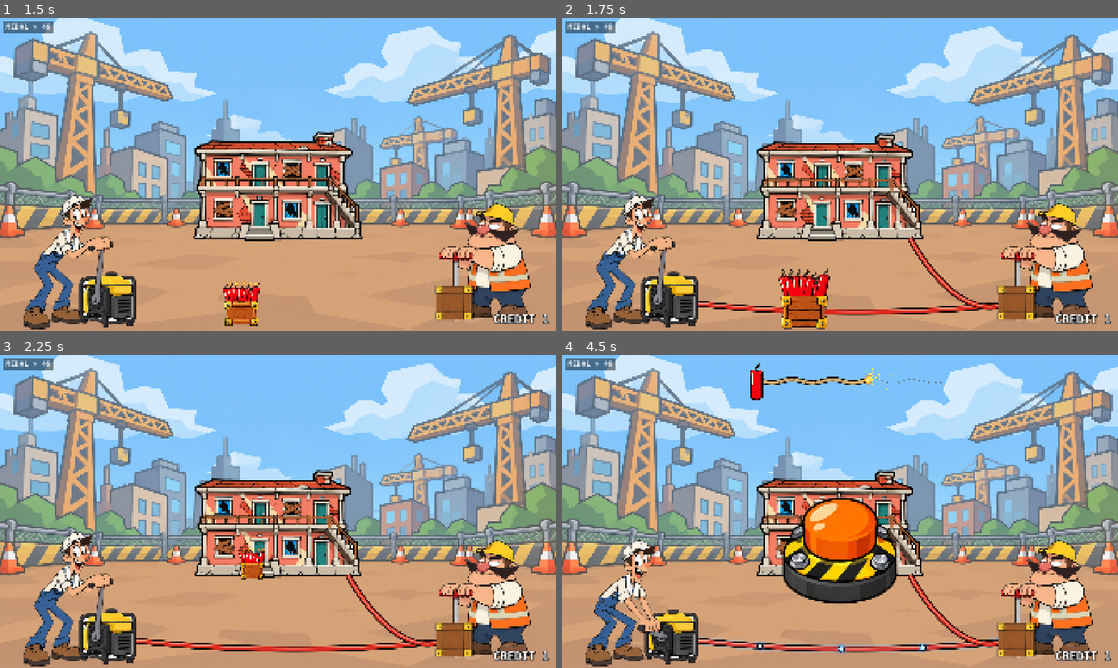
Above: before the commit, frames 1-4 (two rows, left to right).
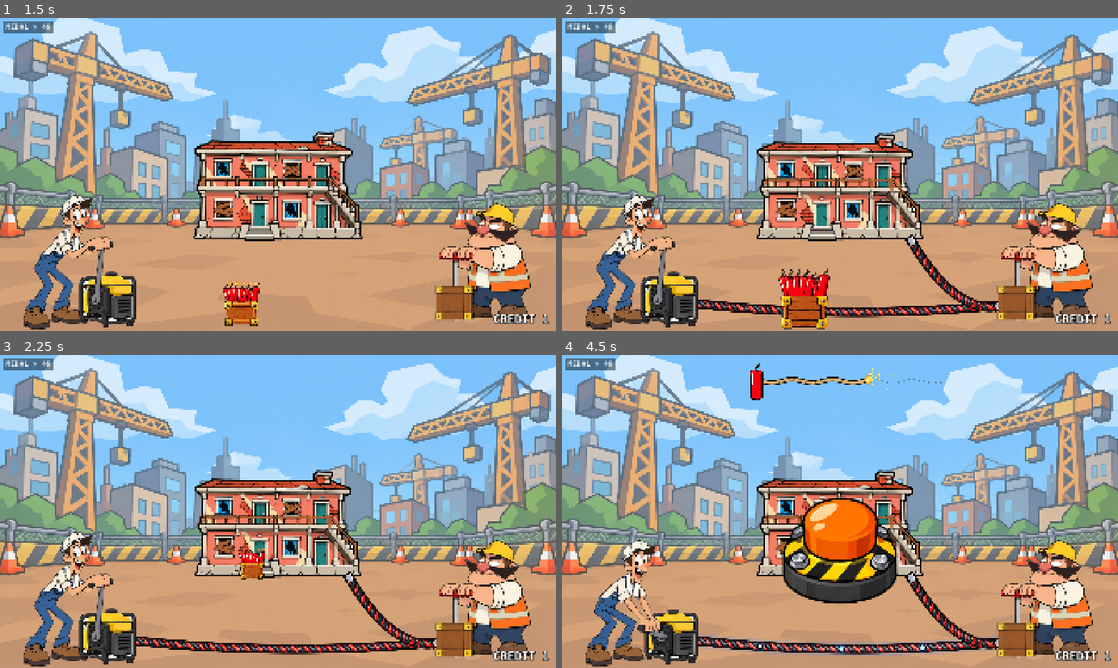
Above: after the commit, the same moments.

Repository: THEToilet/jari-medal-godot
Game: Godot game, scene res://scenes/main.tscn
Same seed, same stepped clock (60 frames per second), same inputs: the game is played once before the commit and once after it.
Inputs (mouse positions are in pixels of both pictures, inside the frame that each line leads up to):
- Up to frame 1 (1.5 s): tap Enter at 0.5 s; move the mouse to (400, 158) at 0.52 s; hold C (coin) 0.53-1.28 s; click (400, 158) at 0.67 s; move the mouse to (166, 190) at 1.27 s; tap Space (tap) at 1.35 s; click (166, 190) at 1.42 s
- Up to frame 2 (1.75 s): no input
- Up to frame 3 (2.25 s): move the mouse to (333, 442) at 2.02 s; tap Enter at 2.1 s; click (333, 442) at 2.17 s
- Up to frame 4 (4.5 s): move the mouse to (812, 574) at 2.77 s; tap C (coin) at 2.85 s; click (812, 574) at 2.92 s; move the mouse to (1006, 558) at 3.52 s; hold Space (tap) 3.53-4.28 s; click (1006, 558) at 3.67 s; move the mouse to (673, 464) at 4.27 s; tap Enter at 4.35 s; click (673, 464) at 4.42 s

Frame 1 is identical in both runs. In frame 2, 1.8% of the frame differs, in the area x 24-79%, y 69-96%; in frame 3, 2.0%; in frame 4, 2.7%, in the area x 24-79%, y 69-97%.

Commit message:
発破線を赤黒ねじり線＋金具に、爆発で建物側の線がちぎれて消えるように
Co-Authored-By: Claude Opus 5.5 <noreply@anthropic.com>
Claude-Session: https://claude.ai/code/session_01EELGvtKJpMHAwYAc1xVS7Q

Diff:
--- a/scripts/cable.gd
+++ b/scripts/cable.gd
@@ -1,19 +1,24 @@
 class_name Cable
 extends Node2D
-## 発電機からビルへの電線。ほかの素材に合わせて太い黒フチ＋ベタ塗り。
-## 電気は雷切みたいな青白い光。パワーが溜まるほど電線が青白く光り、
+## 発破線。赤と黒の2本をねじった太い線に、両端の金具。ほかの素材に合わせて太い黒フチ。
+## 電気は雷切みたいな青白い光。パワーが溜まるほど線が青白く光り、
 ## 電気の粒が速く・大きく・多く流れ、稲妻がバチバチ枝分かれしてまとわりつく。
+## cut を 0→1 にすると、ビル側の端からちぎれて縮んでいく（爆発で吹き飛ぶ）。
 
-const WIRE := Color(0.86, 0.16, 0.12)        # 赤い被覆
-const WIRE_HI := Color(1.0, 0.55, 0.45)      # ハイライト
-const OUTLINE := Color(0.08, 0.05, 0.05)
-const GLOW := Color(0.45, 0.8, 1.0)         # 青白い光
+const WIRE := Color(0.88, 0.15, 0.12)        # 赤い線
+const WIRE_B := Color(0.16, 0.16, 0.2)       # 黒い線
+const WIRE_HI := Color(1.0, 0.6, 0.5)        # ハイライト
+const OUTLINE := Color(0.06, 0.04, 0.05)
+const GLOW := Color(0.45, 0.8, 1.0)          # 青白い光
 const CORE := Color(0.92, 0.98, 1.0)         # 稲妻の芯（ほぼ白）
 const AURA := Color(0.25, 0.55, 1.0)         # 稲妻の外側の青
+const TWIST := 2.0 * PI * 10.0 / 46.0        # ねじれの細かさ（46pxで1周）
+const TW_AMP := 6.0                          # ねじれの幅
 
 var points: PackedVector2Array = PackedVector2Array()
 var power: float = 0.0
 var flow: float = 0.0
+var cut: float = 0.0
 var _phase: float = 0.0
 var _t: float = 0.0
 
@@ -25,6 +30,7 @@
 	curve.add_point(b, (mid - b) * 0.6, Vector2.ZERO)
 	curve.bake_interval = 10.0
 	points = curve.get_baked_points()
+	cut = 0.0
 	queue_redraw()
 
 
@@ -34,33 +40,101 @@
 	queue_redraw()
 
 
-func _at(t: float) -> Vector2:
-	return points[clampi(int(t * (points.size() - 1)), 0, points.size() - 1)]
-
-
 func _draw() -> void:
-	if points.size() < 2:
+	var pts: PackedVector2Array = _visible_points()
+	if pts.size() < 2:
 		return
 	# 光の外周（パワーに応じて太く明るく）
 	if power > 0.05:
-		var g := GLOW
-		g.a = 0.25 + 0.35 * power
-		draw_polyline(points, g, 26.0 + 22.0 * power, true)
-	# 黒フチ → 被覆 → ハイライト
-	draw_polyline(points, OUTLINE, 20.0, true)
-	draw_polyline(points, WIRE.lerp(GLOW, power * 0.75), 12.0, true)
-	var hi := PackedVector2Array()
-	for p in points:
-		hi.append(p + Vector2(-2, -3))
-	draw_polyline(hi, WIRE_HI.lerp(Color.WHITE, power), 3.0, true)
+		draw_polyline(pts, Color(AURA, 0.15 + 0.25 * power), 44.0 + 30.0 * power, true)
+		draw_polyline(pts, Color(GLOW, 0.25 + 0.35 * power), 28.0 + 14.0 * power, true)
+	_draw_twisted(pts)
+	var last: int = pts.size() - 1
+	_draw_clamp(pts[0], pts[1] - pts[0])
+	if cut <= 0.0:
+		_draw_clamp(pts[last], pts[last - 1] - pts[last])
+	else:
+		_draw_frayed(pts[last], pts[last] - pts[last - 1])
+	_draw_power(pts)
 
+
+func _visible_points() -> PackedVector2Array:
+	if points.size() < 2 or cut <= 0.0:
+		return points
+	var n: int = int(float(points.size()) * (1.0 - cut))
+	return points.slice(0, maxi(n, 0))
+
+
+func _at(pts: PackedVector2Array, t: float) -> Vector2:
+	return pts[clampi(int(t * (pts.size() - 1)), 0, pts.size() - 1)]
+
+
+## 赤と黒の2本をねじった発破線
+func _draw_twisted(pts: PackedVector2Array) -> void:
+	var a := PackedVector2Array()
+	var b := PackedVector2Array()
+	var front := PackedFloat32Array()
+	for i in pts.size():
+		var tg: Vector2 = (pts[mini(i + 1, pts.size() - 1)] - pts[maxi(i - 1, 0)]).normalized()
+		var n := Vector2(-tg.y, tg.x)
+		var ph: float = float(i) * TWIST
+		a.append(pts[i] + n * sin(ph) * TW_AMP)
+		b.append(pts[i] - n * sin(ph) * TW_AMP)
+		front.append(cos(ph))
+	var hot: float = power * 0.8
+	var col_a: Color = WIRE.lerp(GLOW, hot)
+	var col_b: Color = WIRE_B.lerp(GLOW.darkened(0.35), hot)
+	# 2本まとめた太い黒フチ
+	draw_polyline(pts, OUTLINE, TW_AMP * 2.0 + 20.0, true)
+	draw_polyline(b, col_b, 11.0, true)
+	draw_polyline(a, col_a, 11.0, true)
+	# 手前に来ている側を区間ごとに描き直して「ねじれ」を出す
+	var i: int = 0
+	while i < pts.size() - 1:
+		var on_a: bool = front[i] >= 0.0
+		var src: PackedVector2Array = a if on_a else b
+		var seg := PackedVector2Array()
+		while i < pts.size() - 1 and (front[i] >= 0.0) == on_a:
+			seg.append(src[i])
+			i += 1
+		seg.append(src[i])
+		if seg.size() < 2:
+			continue
+		draw_polyline(seg, OUTLINE, 17.0, true)
+		draw_polyline(seg, col_a if on_a else col_b, 11.0, true)
+		var hi := PackedVector2Array()
+		for q in seg:
+			hi.append(q + Vector2(-1.5, -2.5))
+		var hc: Color = WIRE_HI if on_a else Color(0.5, 0.5, 0.58)
+		draw_polyline(hi, hc.lerp(Color.WHITE, power), 3.0, true)
+
+
+## 線の端の金具
+func _draw_clamp(p: Vector2, dir: Vector2) -> void:
+	draw_set_transform(p, dir.angle(), Vector2.ONE)
+	draw_rect(Rect2(-8, -17, 38, 34), OUTLINE)
+	draw_rect(Rect2(-2, -11, 26, 22), Color(0.7, 0.72, 0.77))
+	draw_rect(Rect2(-2, -11, 26, 7), Color(0.93, 0.95, 0.98))
+	draw_set_transform(Vector2.ZERO, 0.0, Vector2.ONE)
+
+
+## ちぎれた先端：焦げて火花がチリチリ
+func _draw_frayed(p: Vector2, dir: Vector2) -> void:
+	draw_circle(p, 15.0, OUTLINE)
+	draw_circle(p, 10.0, Color(0.28, 0.22, 0.2))
+	for k in 4:
+		var d: Vector2 = dir.normalized().rotated(randf_range(-1.1, 1.1)) * randf_range(12, 30)
+		draw_line(p, p + d, OUTLINE, 6.0)
+		draw_line(p, p + d, Color(1, 0.85, 0.35), 3.0)
+
+
+func _draw_power(pts: PackedVector2Array) -> void:
 	if power <= 0.01:
 		return
-	# 電気の粒（黒フチ付きの黄色い玉＋キラッ）
+	# 電気の粒
 	var n: int = 3 + int(power * 10.0)
 	for i in n:
-		var t: float = fmod(_phase + float(i) / n, 1.0)
-		var p: Vector2 = _at(t)
+		var p: Vector2 = _at(pts, fmod(_phase + float(i) / n, 1.0))
 		var r: float = 7.0 + power * 9.0
 		draw_circle(p, r * 2.2, Color(AURA, 0.25))
 		draw_circle(p, r + 3.0, OUTLINE)
@@ -68,27 +142,25 @@
 		draw_circle(p, r * 0.6, CORE)
 		if power > 0.5:
 			_star(p, r * 2.2, Color(CORE, 0.95))
-	# 満タン近く：電線にまとわりつく稲妻
+	# まとわりつく稲妻（枝分かれ）
 	if power > 0.35:
 		var bolts: int = 1 + int((power - 0.35) * 14.0)
+		var amp: float = 14.0 + 26.0 * power
 		for b in bolts:
 			var t0: float = randf_range(0.02, 0.85)
 			var bolt := PackedVector2Array()
-			var amp: float = 14.0 + 26.0 * power
 			for s in 8:
-				var p: Vector2 = _at(t0 + s * 0.022)
+				var p: Vector2 = _at(pts, t0 + s * 0.022)
 				bolt.append(p + Vector2(randf_range(-amp, amp), randf_range(-amp, amp)))
 			_bolt(bolt, 1.0)
-			# 枝分かれ
-			var k: int = randi_range(2, 5)
-			var br := PackedVector2Array([bolt[k]])
+			var br := PackedVector2Array([bolt[randi_range(2, 5)]])
 			var dir: Vector2 = Vector2.UP.rotated(randf_range(-2.0, 2.0))
 			for s in 3:
 				br.append(br[br.size() - 1] + dir * 22.0 + Vector2(randf_range(-12, 12), randf_range(-12, 12)))
 			_bolt(br, 0.6)
-	# ビル側の端でスパーク
-	if power > 0.75:
-		var end: Vector2 = points[points.size() - 1]
+	# 先端でスパーク
+	if power > 0.75 and cut <= 0.0:
+		var end: Vector2 = pts[pts.size() - 1]
 		for k in 4:
 			var dir: Vector2 = Vector2.UP.rotated(randf_range(-1.4, 1.4))
 			var bolt := PackedVector2Array()
--- a/scripts/demolition_cabinet.gd
+++ b/scripts/demolition_cabinet.gd
@@ -1322,6 +1322,10 @@
 
 
 func _explode() -> void:
+	# 爆発で発破線がビル側からちぎれて吹き飛ぶ（残さない）
+	var ct := create_tween()
+	ct.tween_property(cable, "cut", 1.0, 0.45).set_ease(Tween.EASE_OUT).set_trans(Tween.TRANS_QUAD)
+	ct.tween_callback(func() -> void: cable.visible = false)
 	bomb_marks.count = 0
 	for d in base_sticks:
 		d.queue_free()
